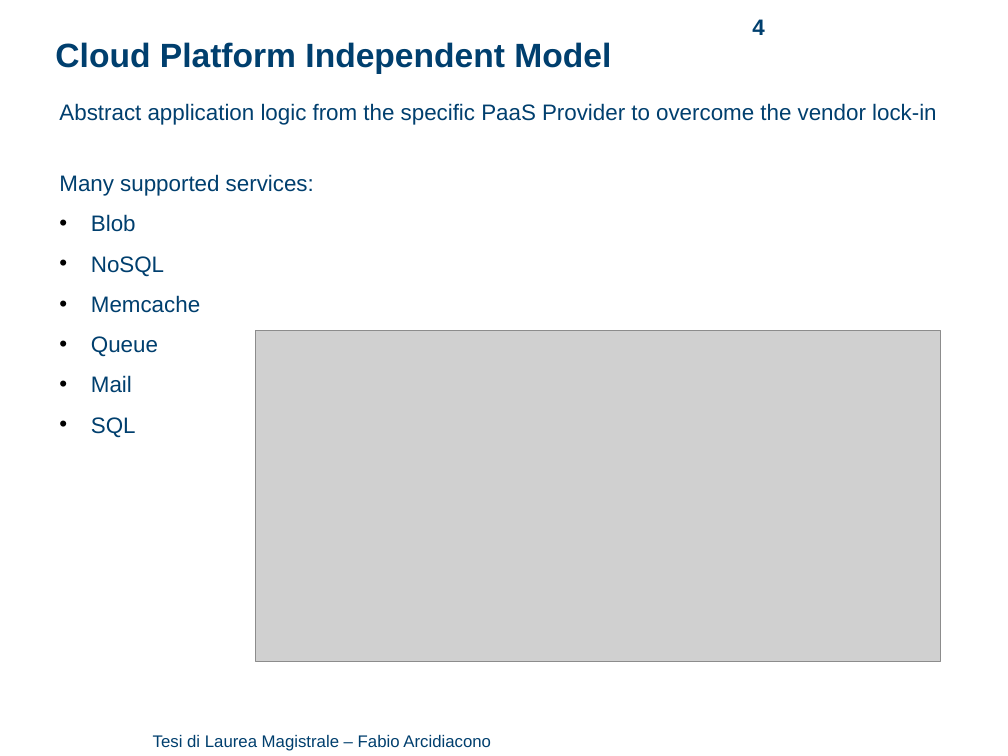
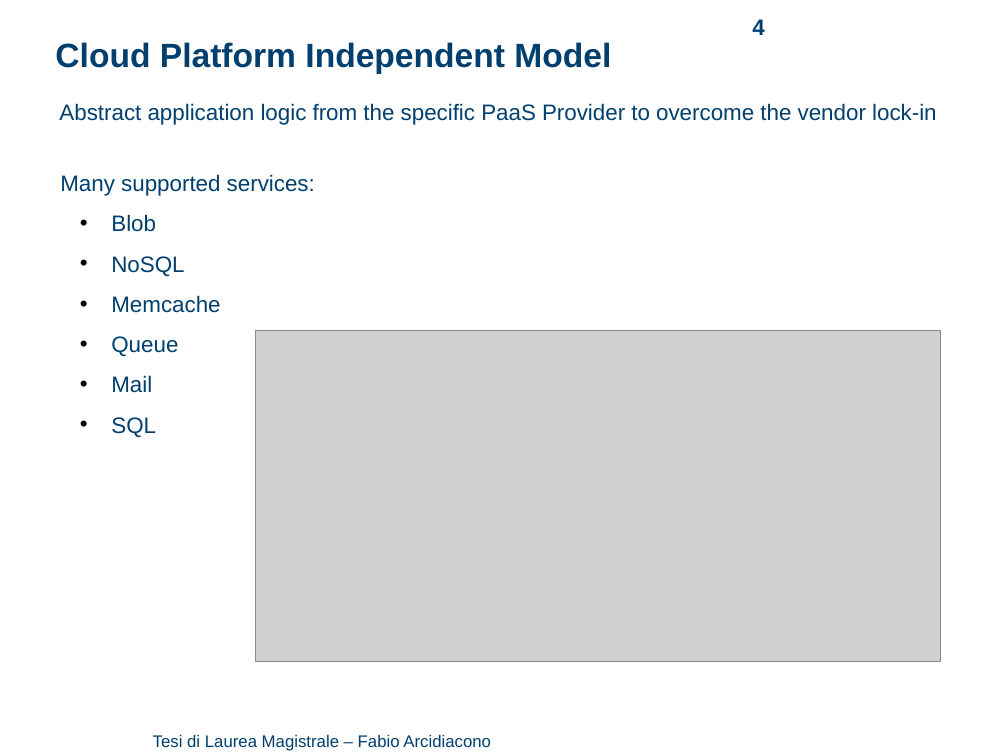
Before and after one commit to arci/thesis, a slide deck: slide 4 of presentation/ThesisPresentation.pptx. Drawn at 1008x756 pixels with LibreOffice and Linux fonts; fonts in the diff are those of the drawing; grey boxes stand for pictures; background and template pictures are left out. Boxes give left, top, right and bottom in pixels: in the first picture for what was removed or moved away, otherwise in the second. Text is boxed around its words. In the diff, an @@ line names an element or a change of style, - is before the commit and + after.

```diff
--- a/presentation/ThesisPresentation.pptx
+++ b/presentation/ThesisPresentation.pptx
@@ text at (x1=111, y1=214, x2=220, y2=438): list level 1 to 2 in "Blob"; list level 1 to 2 in "NoSQL"; list level 1 to 2 in "Memcache"; list level 1 to 2 in "Queue"; list level 1 to 2 in "Mail"; list level 1 to 2 in "SQL" @@
```
Also in this commit, not shown: 7 other slides changed, 4 other files.
